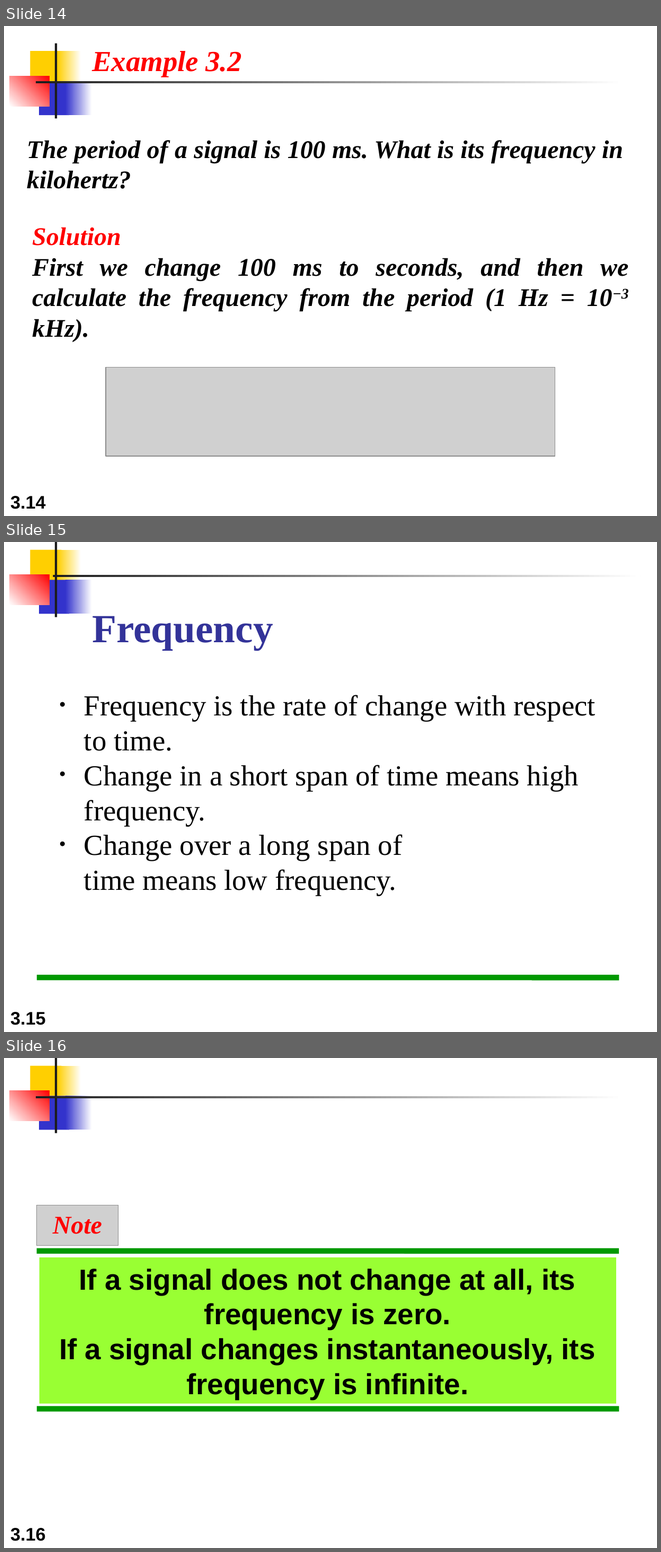
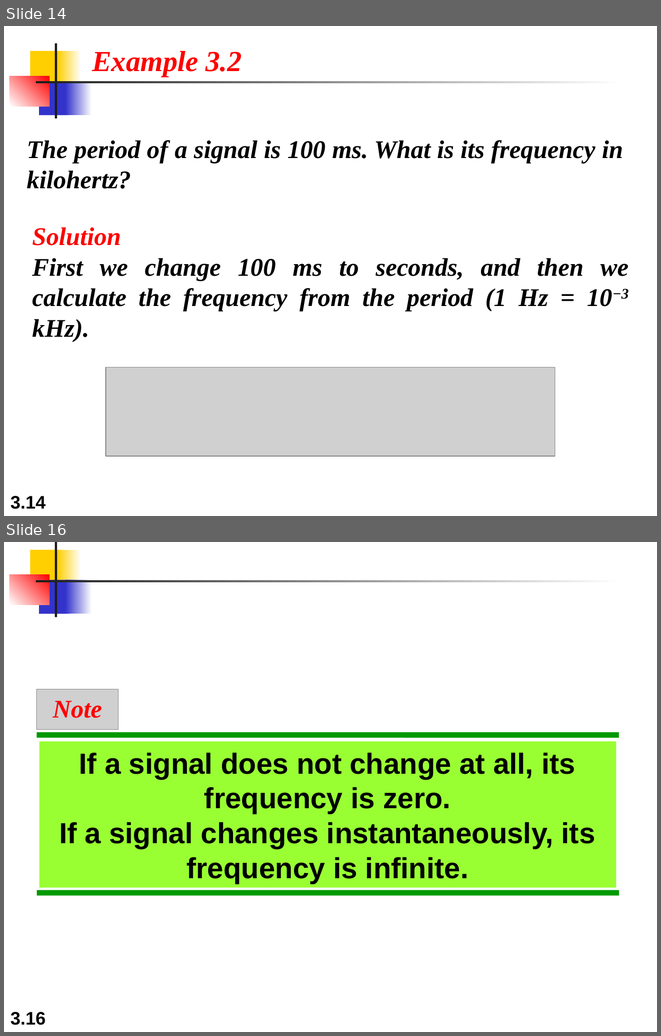
Before and after one commit to alzobaer/ICE-3262, a slide deck: Communication Engineering/Slides/Lecture-2 (Data _ Signal-Analog).ppt. Shown one above the other, each under a label of ours: slides 14, 15 and 16 before the commit, slides 14 and 16 after it; the slides between them are not shown. The pictures are 661x1552 and 661x1036 pixels, drawn with LibreOffice and Linux fonts; fonts in the diff are those of the drawing; grey boxes stand for pictures. Boxes give left, top, right and bottom in pixels: in the first picture for what was removed or moved away, otherwise in the second. Text is boxed around its words. In the diff, an @@ line names an element or a change of style, - is before the commit and + after.

```diff
--- a/Communication Engineering/Slides/Lecture-2 (Data _ Signal-Analog).ppt
+++ b/Communication Engineering/Slides/Lecture-2 (Data _ Signal-Analog).ppt
@@ slide 15 removed at (4,542,657,1032), background #FFFFFF @@
@@ rectangle removed at (30,550,61,584) @@
@@ rectangle removed at (55,542,57,617) @@
@@ rectangle removed at (58,550,81,584) @@
@@ rectangle removed at (9,575,49,605) @@
@@ rectangle removed at (40,580,69,614) @@
@@ rectangle removed at (53,575,641,576) @@
@@ rectangle removed at (65,580,91,614) @@
@@ title removed at (92,616,273,650) @@
-Frequency
@@ text removed at (84,695,595,896) @@
-• Frequency is the rate of change with respect to time.
-• Change in a short span of time means high frequency.
-• Change over a long span of
-  time means low frequency.
@@ line removed from (37, 978) to (619, 978) @@
@@ page number removed at (10,1012,46,1025) @@
-3.15
```
Also in this commit, not shown: 1 slide changed, 1 slide added, 41 other files.
